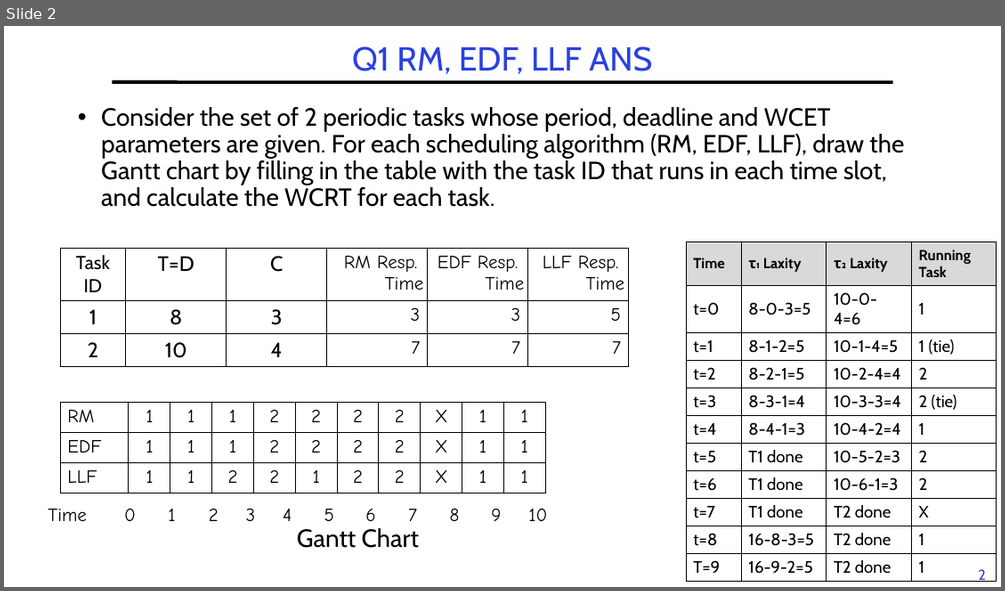
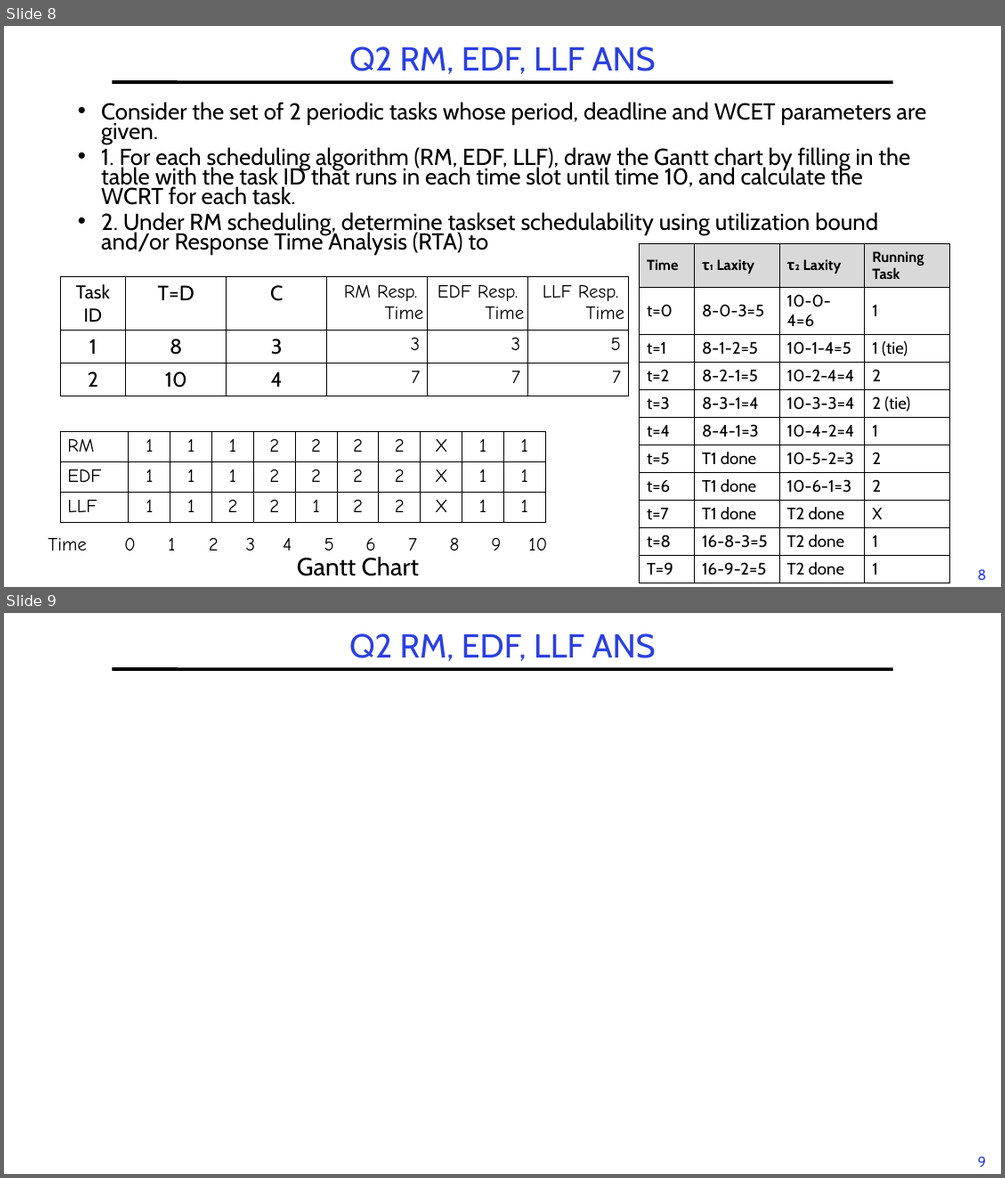
Before and after one commit to guhofstra/CSC256Fa25, a slide deck: PPTs/L6-Exercises ANS.pptx. Shown one above the other, each under a label of ours: slide 2 before the commit, slides 8 and 9 after it. The pictures are 1005x591 and 1005x1178 pixels, drawn with LibreOffice and Linux fonts; fonts in the diff are those of the drawing; grey boxes stand for pictures. Boxes give left, top, right and bottom in pixels: in the first picture for what was removed or moved away, otherwise in the second. Text is boxed around its words. In the diff, an @@ line names an element or a change of style, - is before the commit and + after.

```diff
--- a/PPTs/L6-Exercises ANS.pptx
+++ b/PPTs/L6-Exercises ANS.pptx
@@ slide 9 added at <box>4,613,1001,1174</box>, background #FFFFFF; not listed: 2 template elements that a slide beside it also shows @@
@@ title added at <box>349,633,655,661</box>, 32 pt, text #2A40E2 @@
+Q2 RM, EDF, LLF ANS
@@ what was slide 2 is now slide 8 @@
@@ slide 8 changed as well @@
@@ title at <box>349,46,655,74</box>: text changed @@
-Q1 RM, EDF, LLF ANS
+Q2 RM, EDF, LLF ANS
@@ text at <box>101,102,927,255</box>: text changed; size 24 to 22.2 pt @@
-• Consider the set of 2 periodic tasks whose period, deadline and WCET parameters are given. For each scheduling algorithm (RM, EDF, LLF), draw the Gantt chart by filling in the table with the task ID that runs in each time slot, and calculate the WCRT for each task.
+• Consider the set of 2 periodic tasks whose period, deadline and WCET parameters are given.
+• 1. For each scheduling algorithm (RM, EDF, LLF), draw the Gantt chart by filling in the table with the task ID that runs in each time slot until time 10, and calculate the WCRT for each task.
+• 2. Under RM scheduling, determine taskset schedulability using utilization bound and/or Response Time Analysis (RTA) to
@@ table: place and size @@
-table at <box>686,242,997,577</box>
+table at <box>639,244,951,579</box>
@@ 3 tables, 1 text: place and size @@
-3 tables, 1 text at <box>40,248,627,548</box>
+3 tables, 1 text at <box>40,277,627,576</box>
@@ page number at <box>978,569,987,580</box>: text changed @@
-2
+8
```
Also in this commit, not shown: 1 other slide changed, 6 other slides added, 4 other files.
